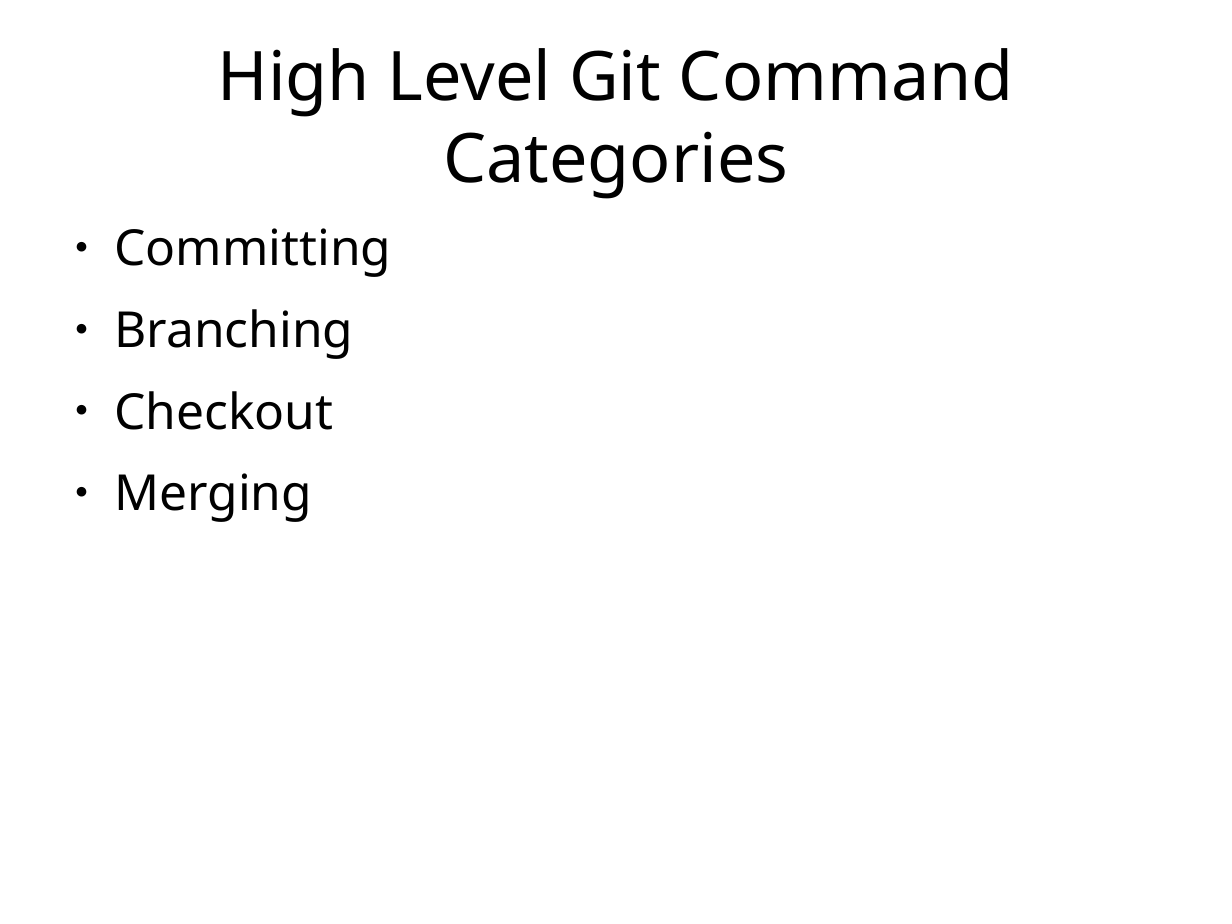
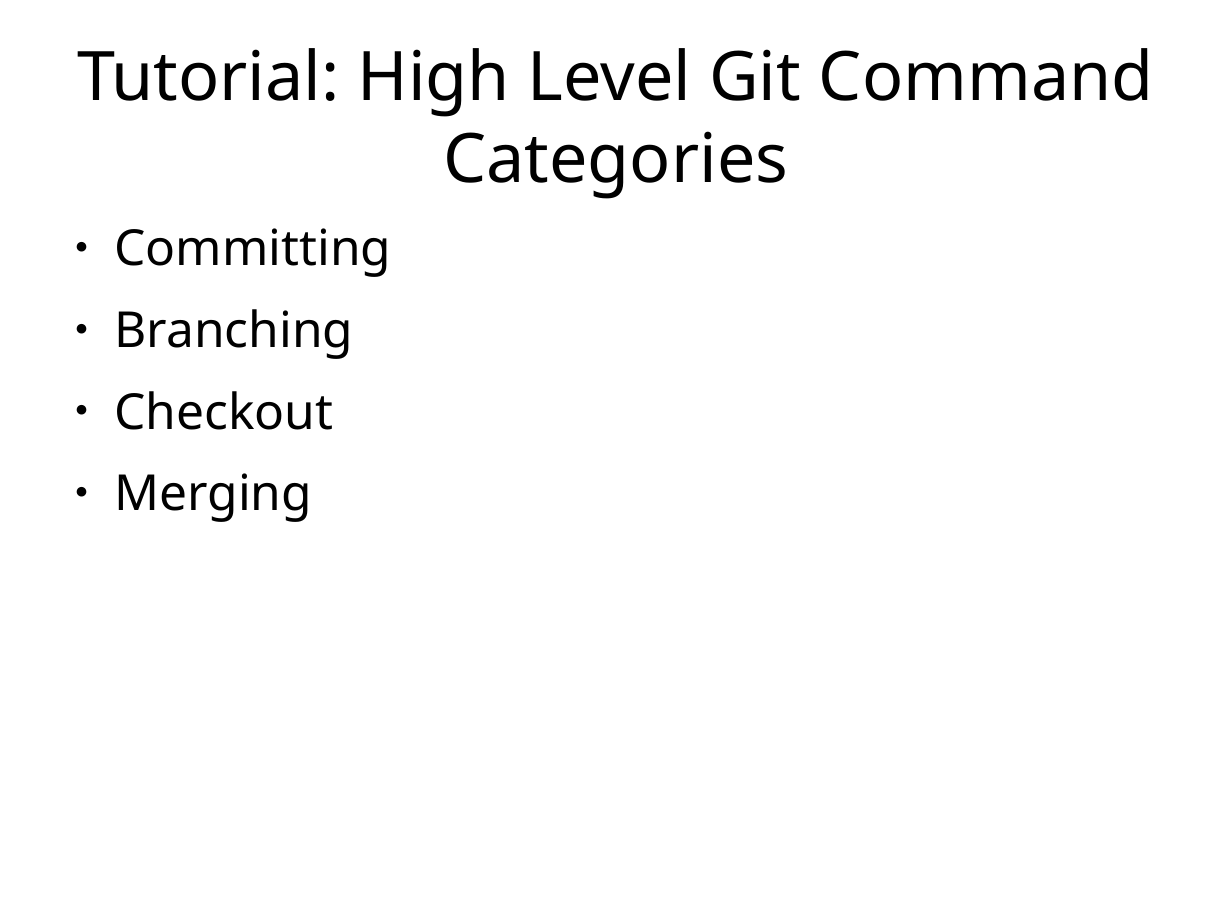
Before and after one commit to ethanwillis/git_presentation, a slide deck: slide 27 of git_presentation_slideshow.odp (slide 25 before the commit). Drawn at 1232x924 pixels with LibreOffice and Linux fonts; fonts in the diff are those of the drawing. Boxes give left, top, right and bottom in pixels: in the first picture for what was removed or moved away, otherwise in the second. Text is boxed around its words. In the diff, an @@ line names an element or a change of style, - is before the commit and + after.

Commit message:
Started work on git tutorial.

```diff
--- a/git_presentation_slideshow.odp
+++ b/git_presentation_slideshow.odp
@@ title at (77,48,1154,199): text changed @@
-High Level Git Command Categories
+Tutorial: High Level Git Command Categories
```
Also in this commit, not shown: 1 other slide changed, 2 slides added, 1 other file.
